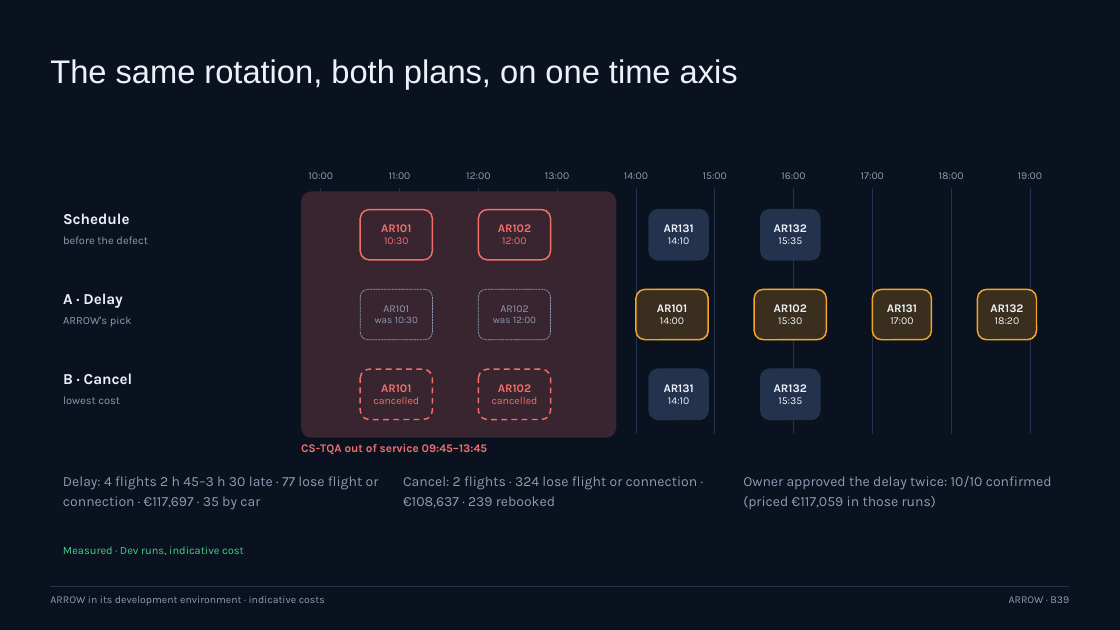
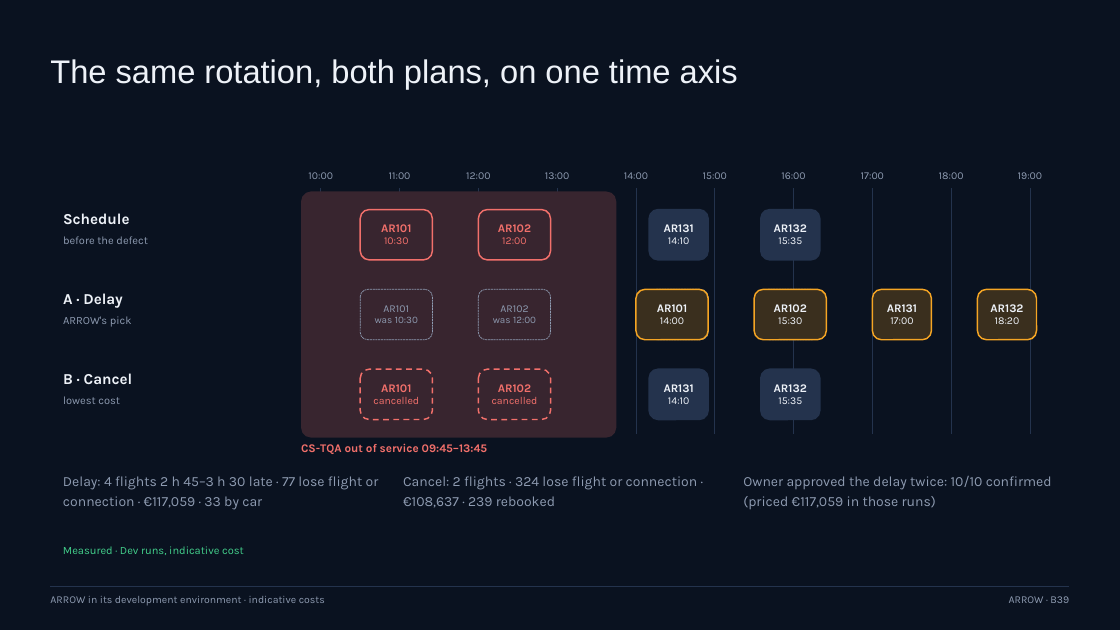
Before and after one commit to simonm43/agentic-airline-disruption-recovery, a slide deck: slide 48 of docs/presentation/arrow-executive-briefing.pptx. Drawn at 1120x630 pixels with LibreOffice and Linux fonts; fonts in the diff are those of the drawing. Boxes give left, top, right and bottom in pixels: in the first picture for what was removed or moved away, otherwise in the second. Text is boxed around its words. In the diff, an @@ line names an element or a change of style, - is before the commit and + after.

```diff
--- a/docs/presentation/arrow-executive-briefing.pptx
+++ b/docs/presentation/arrow-executive-briefing.pptx
@@ text at [63,476,379,510]: text changed @@
-Delay: 4 flights 2 h 45–3 h 30 late · 77 lose flight or connection · €117,697 · 35 by car
+Delay: 4 flights 2 h 45–3 h 30 late · 77 lose flight or connection · €117,059 · 33 by car
```
Also in this commit, not shown: 5 other slides changed, 1 other file.
